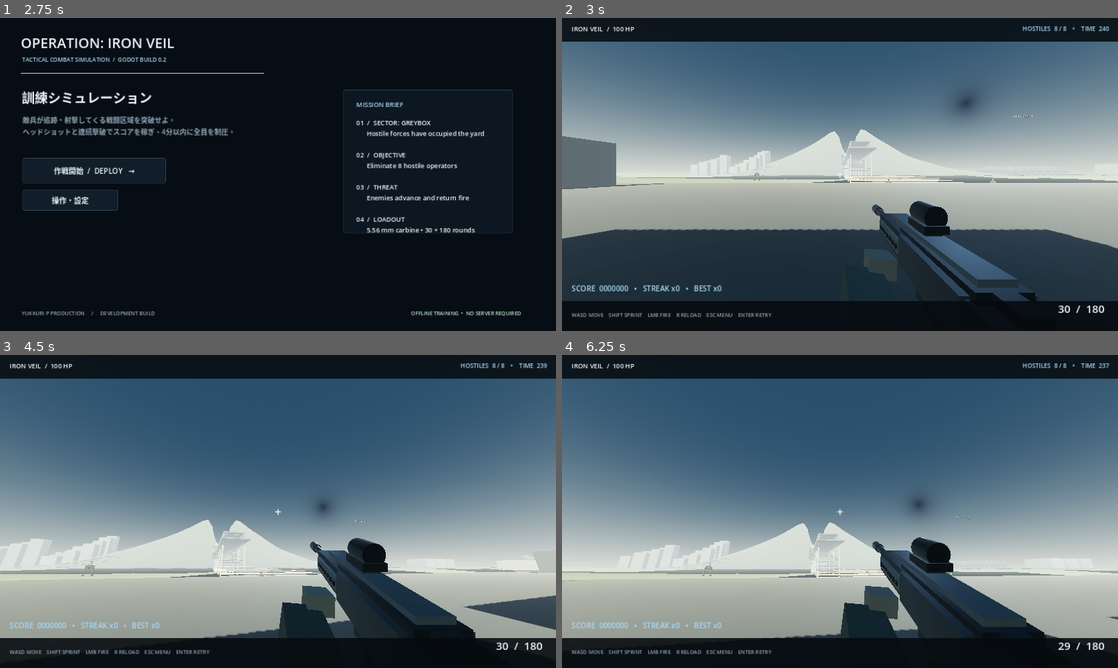
Above: before the commit, frames 1-4 (two rows, left to right).
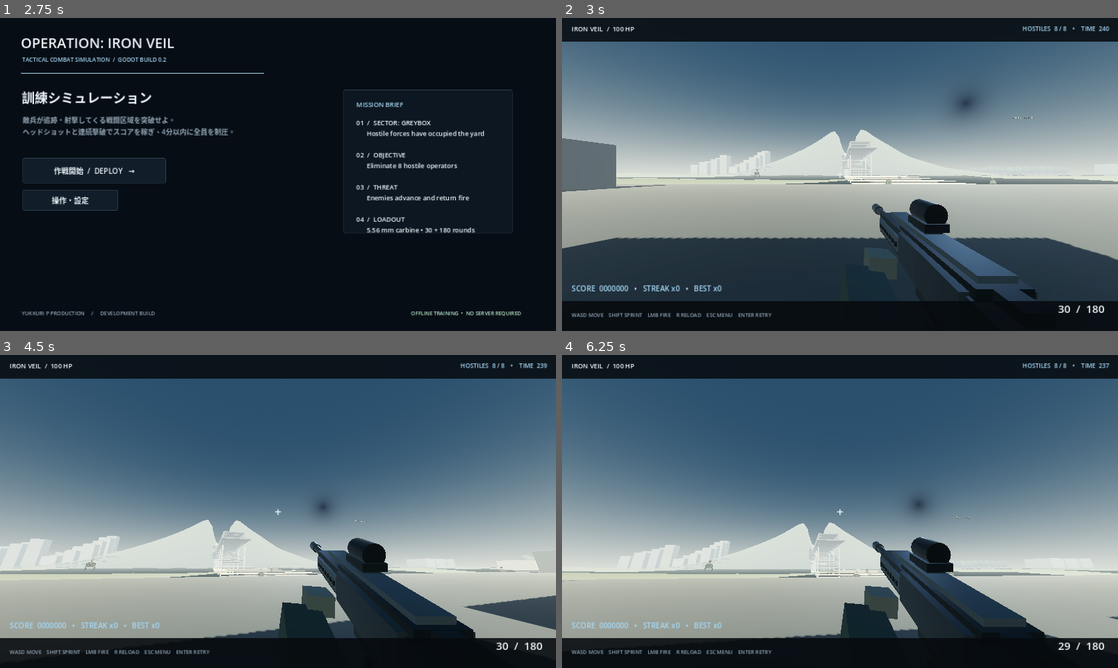
Above: after the commit, the same moments.

Repository: YukkuriP/Yukkuri-FPS2
Game: Godot game, scene res://scenes/main.tscn
Two runs of this game, one before a commit and one after it. Both use one fixed random seed, a clock stepped at 60 frames per second and the inputs below.
Inputs (mouse positions are in pixels of both pictures, inside the frame that each line leads up to):
- Up to frame 1 (2.75 s): tap Enter at 0.5, 1.35 s; move the mouse to (400, 158) at 0.52 s; hold D (move_right) 0.53-1.28 s; tap R at 0.6 s; click (400, 158) at 0.67 s; tap Space at 1.25 s; move the mouse to (166, 190) at 1.27 s; hold S (move_back) 1.28-2.03 s; move the mouse to (333, 105) at 2.02 s; hold D (move_right) from 2.03 s (still down); hold Shift from 2.03 s (still down)
- Up to frame 2 (3 s): release D (move_right) at 2.75 s; release Shift at 2.75 s; click "作戦開始 / DEPLOY →" at 2.75 s
- Up to frame 3 (4.5 s): tap Enter at 3.5, 4.35 s; move the mouse to (250, 574) at 3.52 s; hold W (move_forward) from 3.53 s (still down); tap R at 3.6 s; click (250, 574) at 3.67 s; tap Space at 4.25 s; move the mouse to (316, 514) at 4.27 s
- Up to frame 4 (6.25 s): keep holding W (move_forward); tap Enter at 5 s; move the mouse to (795, 508) at 5.02 s; tap Shift at 5.1 s; tap Space at 5.75 s; move the mouse to (845, 511) at 5.77 s; tap R at 5.85 s; click (845, 511) at 5.92 s

Frame 1 is identical in both runs. In frame 2, 4.9% of the frame differs, in the area x 0-100%, y 31-91%; in frame 3, less than 0.1%; in frame 4, less than 0.1%.

Commit message:
Adjust player and target spawn heights for terrain collision

Diff:
--- a/scripts/main.gd
+++ b/scripts/main.gd
@@ -336,7 +336,7 @@
 	camera.near = 0.05
 	camera.far = 1200.0
 	player.add_child(camera)
-	player.position = Vector3(-18, _terrain_height(-18, 420) + 0.2, 420)
+	player.position = Vector3(-18, _terrain_height(-18, 420) + 0.5, 420)
 	look_yaw = 0.0
 	look_pitch = 0.0
 	previous_player_position = player.position
@@ -810,7 +810,7 @@
 	for i in range(positions.size()):
 		var target := _make_soldier_target(i + 1)
 		target.position = positions[i]
-		target.position.y = _terrain_height(target.position.x, target.position.z)
+		target.position.y = _terrain_height(target.position.x, target.position.z) + 0.35
 		world.add_child(target)
 		target_nodes.append(target)
 
